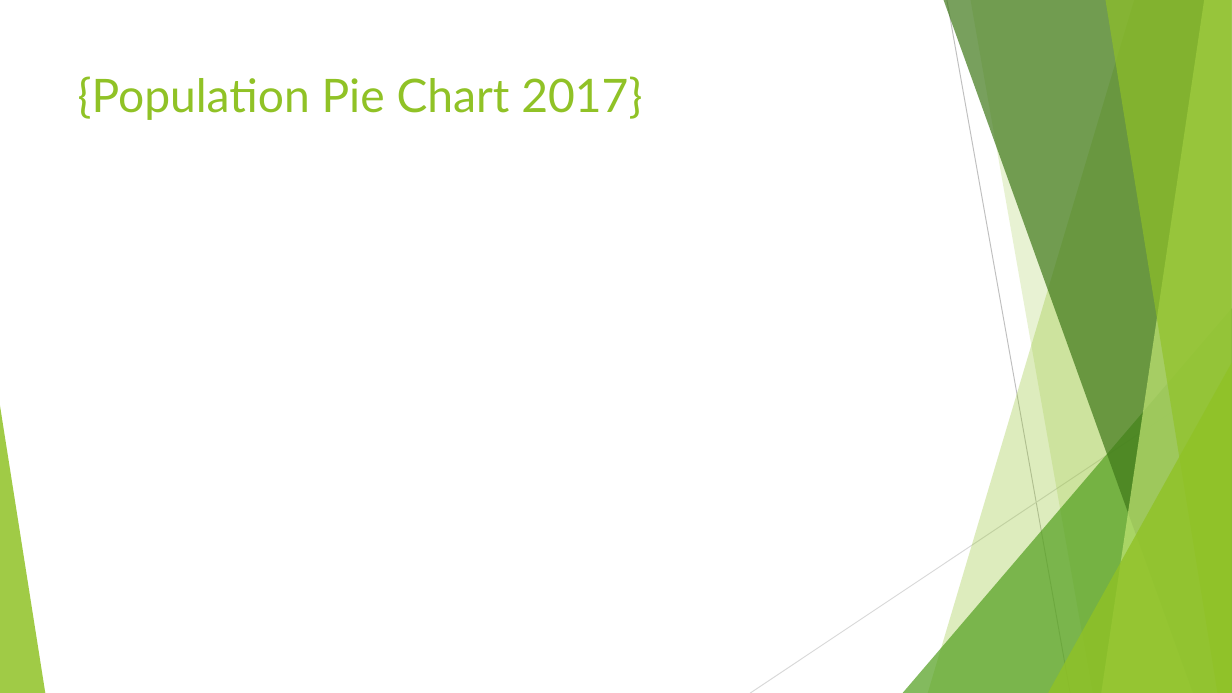
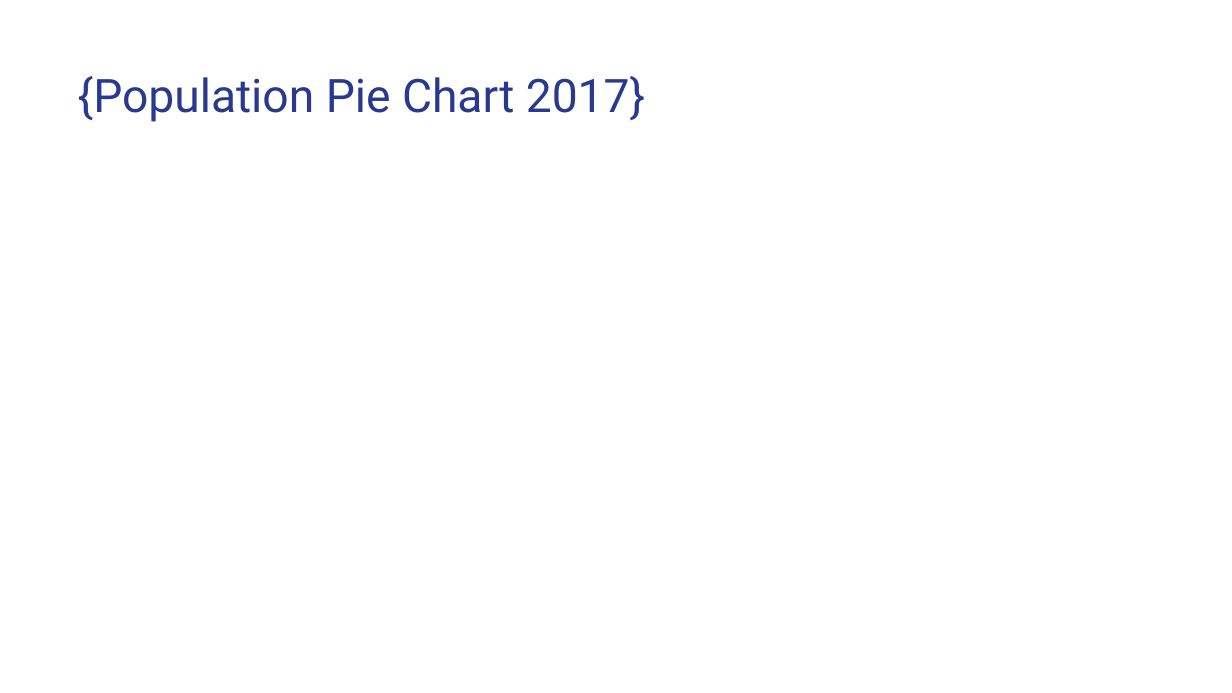
Before and after one commit to Janie228/Entrepreneur_Consultant_1, a slide deck: slide 3 of Doc/Entrepreneurs Research.pptx (slide 4 before the commit). Drawn at 1232x693 pixels with LibreOffice and Linux fonts; fonts in the diff are those of the drawing; background and template pictures are left out. Boxes give left, top, right and bottom in pixels: in the first picture for what was removed or moved away, otherwise in the second. Text is boxed around its words. In the diff, an @@ line names an element or a change of style, - is before the commit and + after.

```diff
--- a/Doc/Entrepreneurs Research.pptx
+++ b/Doc/Entrepreneurs Research.pptx
@@ title "{Population Pie Chart 2017}" at [78, 76, 645, 122]: font Lato to Roboto, text colour #90C226 to #2A3990 @@
@@ group removed at [0, 0, 1232, 693]: 5 freeform shapes, 3 triangles, 2 lines @@
```
Also in this commit, not shown: 3 other slides changed, 14 slides added, 7 slides removed, 1 other file.
